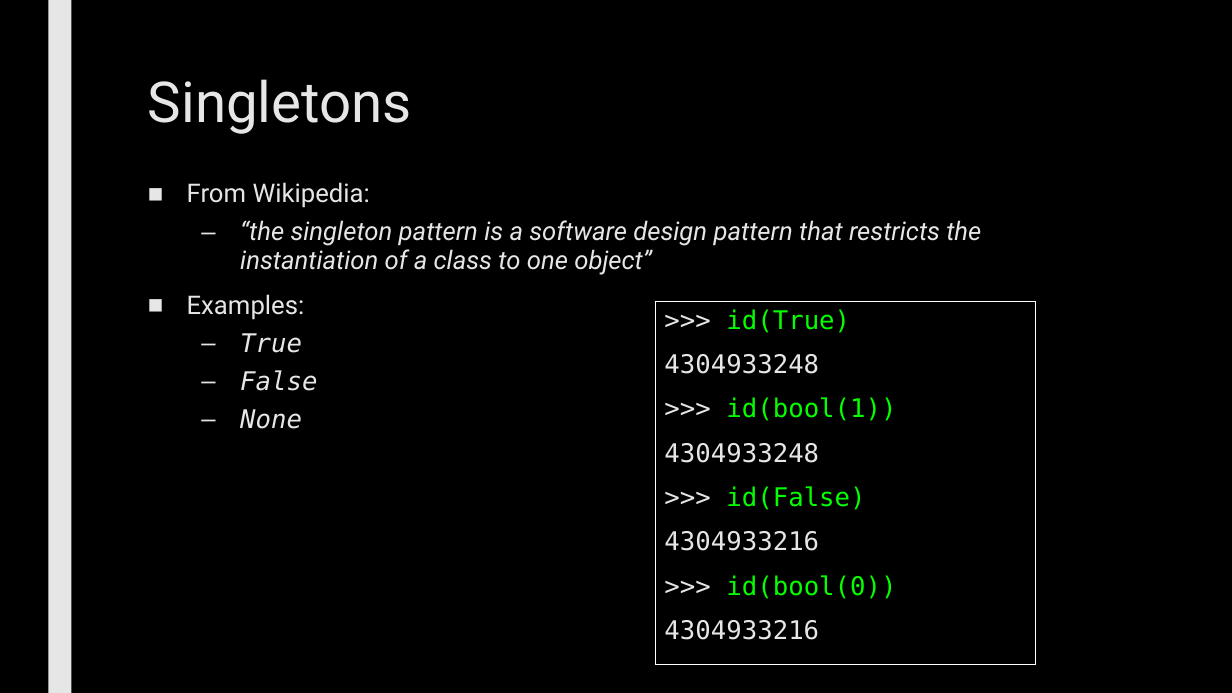
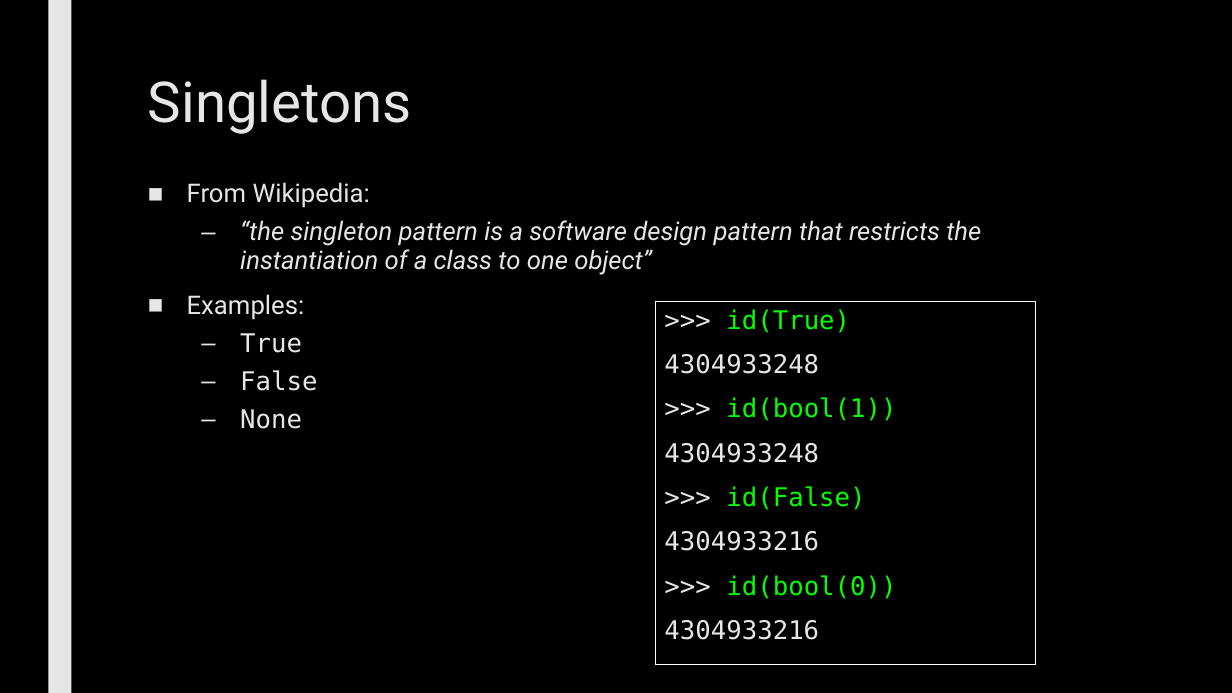
Before and after one commit to max7patek/metaprogramming, a slide deck: slide 13 of slides/05-Metaclasses.pptx (slide 14 before the commit). Drawn at 1232x693 pixels with LibreOffice and Linux fonts; fonts in the diff are those of the drawing. Boxes give left, top, right and bottom in pixels: in the first picture for what was removed or moved away, otherwise in the second. Text is boxed around its words. In the diff, an @@ line names an element or a change of style, - is before the commit and + after.

```diff
--- a/slides/05-Metaclasses.pptx
+++ b/slides/05-Metaclasses.pptx
@@ text at bbox=[240, 333, 317, 429]: italic off in "True", "False", "None" @@
```
Also in this commit, not shown: 9 other slides changed, 3 slides added, 10 slides removed.
